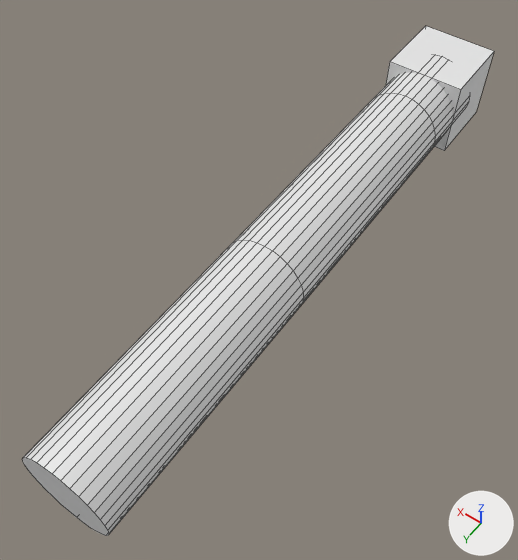
An edit to the Blender file assets/arm.blend, drawn before and after from the same camera.
The view is the same before and after, from a camera (50 mm lens) standing at (-0.55, 1.594, 1.22) and looking at (0.033, 0.777, -0.064). Lighting does not change. The marker at lower right points along +X, +Y and +Z. Mesh edges are drawn as thin lines.

The older version as bpy lines, for what is in view:
```python
me_base = bpy.data.meshes.new('base')
me_base.from_pydata(...)  # a box spanning x -0.1..0.1, y -0.1..0.1, z -0.1..0.1
me_link1 = bpy.data.meshes.new('link1')
me_link1.from_pydata(...)  # a 32-sided cylinder along y spanning x -0.1..0.1, y 0.201..0.802, z -0.1..0.1
me_link2 = bpy.data.meshes.new('link2')
me_link2.from_pydata(...)  # a 32-sided cylinder along y spanning x -0.1..0.1, y 0.802..1.404, z -0.1..0.1
ob_base = bpy.data.objects.new('base', me_base)
ob_base.location = (0.0, 0.0, 0.0)
ob_link1 = bpy.data.objects.new('link1', me_link1)
ob_link1.location = (0.0, 0.0, 0.0)
ob_link2 = bpy.data.objects.new('link2', me_link2)
ob_link2.location = (0.0, 0.0, 0.0)
# also in view: 'link0' at (0.0, 0.1, 0.0)
```
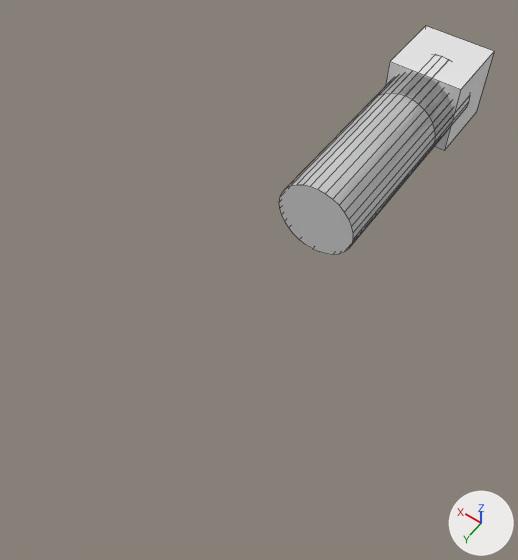
Diff of the bpy script that builds the scene:
```diff
--- a/assets/arm.blend.py
+++ b/assets/arm.blend.py
@@ me_link1 @@
 me_link1.from_pydata(...)  # 64 vertices, 34 faces; spans x -0.1..0.1, y 0.201..0.802, z -0.1..0.1
 # used by ob_link1; location = (0.0, 0.0, 0.0)
+# me_link1 part 1: the whole mesh is moved by (0.0, -0.202, 0.0)
@@ me_link2 @@
 me_link2.from_pydata(...)  # 64 vertices, 34 faces; spans x -0.1..0.1, y 0.802..1.404, z -0.1..0.1
 # used by ob_link2; location = (0.0, 0.0, 0.0)
+# me_link2 part 2: the whole mesh is moved by (0.0, -0.803, 0.0)
```

Location of each change, (x1, y1, x2, y2) in pixels of the pictures (518 x 560 px):
'link2', mesh moved
    before: (23, 240, 303, 536)
    after: (289, 73, 453, 242)
'link1', mesh moved
    before: (234, 93, 435, 305)
    after: (279, 73, 453, 255)
